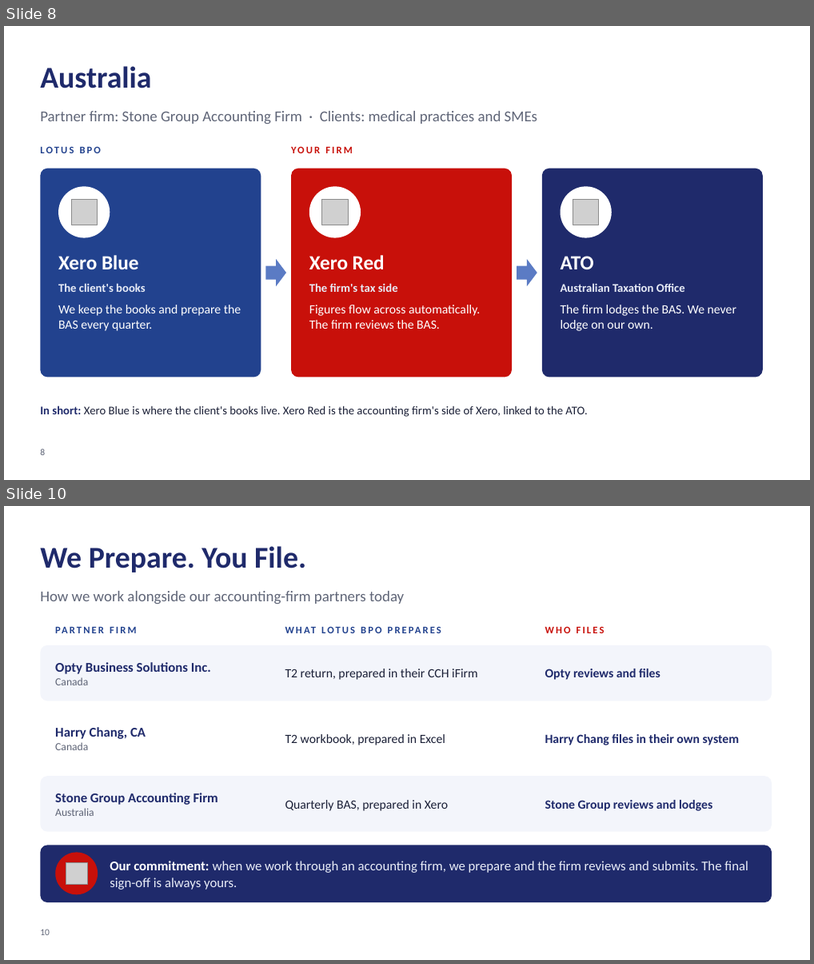
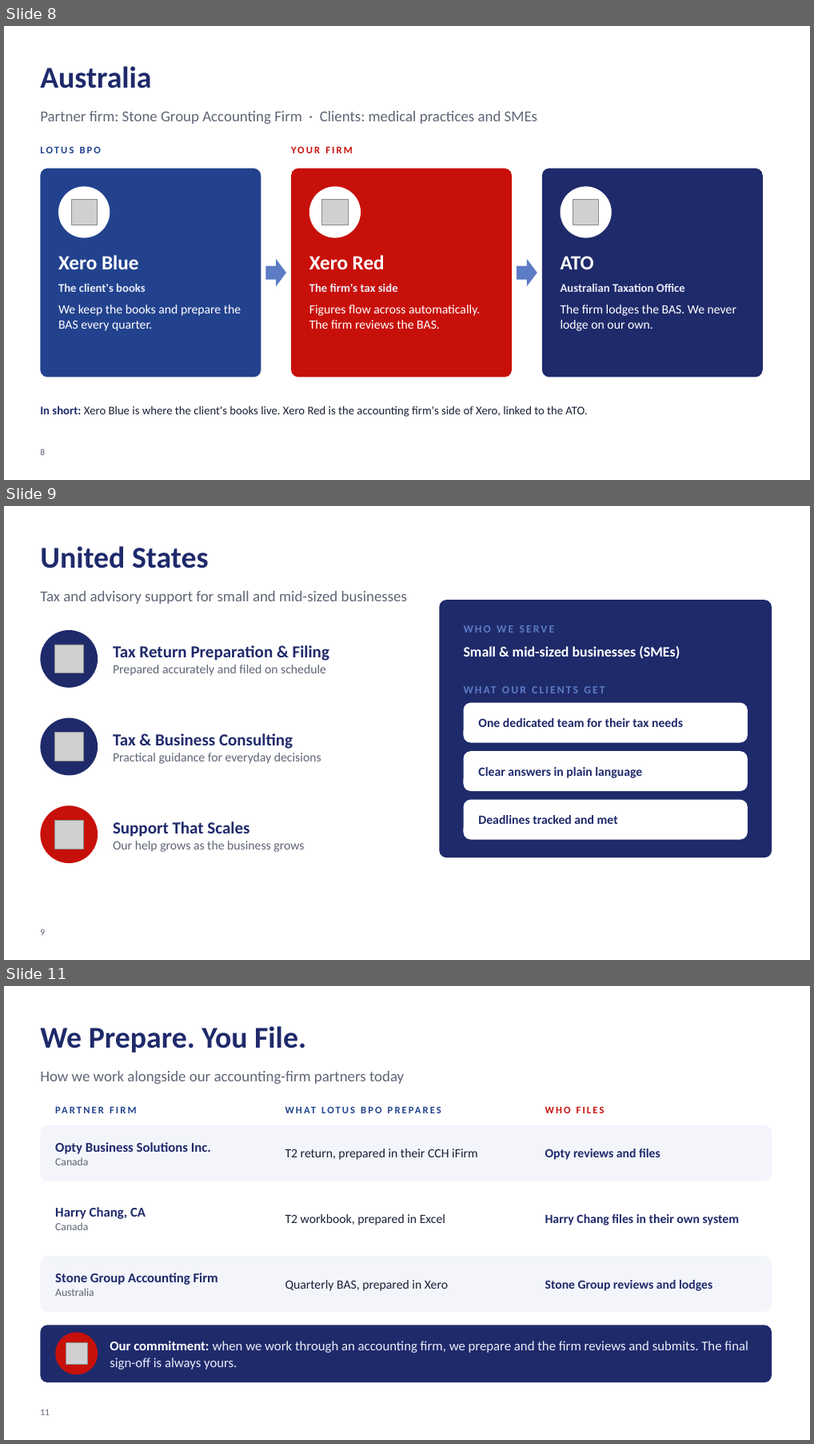
Before and after one commit to alvinjohnrheycamacho-source/Presentation-Deck, a slide deck: Lotus BPO - Conference Deck.pptx. Shown one above the other, each under a label of ours: slides 8 and 10 before the commit, slides 8, 9 and 11 after it; the slides between them are not shown. The pictures are 814x964 and 814x1444 pixels, drawn with LibreOffice and Linux fonts; fonts in the diff are those of the drawing; grey boxes stand for pictures; background and template pictures are left out. Boxes give left, top, right and bottom in pixels: in the first picture for what was removed or moved away, otherwise in the second. Text is boxed around its words. In the diff, an @@ line names an element or a change of style, - is before the commit and + after.

```diff
--- a/Lotus BPO - Conference Deck.pptx
+++ b/Lotus BPO - Conference Deck.pptx
@@ slide 9 added at (4,506,810,960), background #FFFFFF @@
@@ title added at (40,546,209,568), 36 pt, text #1F2A6B, bold @@
+United States
@@ text added at (40,591,407,604), 18 pt, text #5F6577 @@
+Tax and advisory support for small and mid-sized businesses
@@ rounded rectangle added at (439,600,772,857), fill #1F2A6B @@
@@ text added at (464,625,555,632), 13 pt, text #5B7BC4, bold @@
+WHO WE SERVE
@@ ellipse added at (40,630,98,688), fill #1F2A6B @@
@@ picture added at (55,644,83,673) @@
@@ text added at (113,645,330,676), 15 pt, text #5F6577 @@
+Tax Return Preparation & Filing
+Prepared accurately and filed on schedule
@@ text added at (464,646,680,659), 17 pt, text #FFFFFF, bold @@
+Small & mid-sized businesses (SMEs)
@@ text added at (464,679,754,700), 13 pt, text #5B7BC4, bold @@
+WHAT OUR CLIENTS GET
@@ ellipse added at (40,718,98,776), fill #1F2A6B @@
@@ rounded rectangle added at (464,703,748,743), fill #FFFFFF @@
@@ text added at (478,718,683,727), 15 pt, text #1F2A6B, bold @@
+One dedicated team for their tax needs
@@ picture added at (55,732,83,760) @@
@@ text added at (113,733,322,764), 15 pt, text #5F6577 @@
+Tax & Business Consulting
+Practical guidance for everyday decisions
@@ rounded rectangle added at (464,751,748,791), fill #FFFFFF @@
@@ text added at (478,767,642,778), 15 pt, text #1F2A6B, bold @@
+Clear answers in plain language
@@ ellipse added at (40,805,98,863), fill #C8100A @@
@@ rounded rectangle added at (464,800,748,840), fill #FFFFFF @@
@@ text added at (478,815,618,824), 15 pt, text #1F2A6B, bold @@
+Deadlines tracked and met
@@ picture added at (55,820,83,848) @@
@@ text added at (113,821,304,852), 15 pt, text #5F6577 @@
+Support That Scales
+Our help grows as the business grows
@@ page number added at (40,928,45,935), 11 pt, text #5F6577 @@
+9
@@ what was slide 10 is now slide 11 @@
@@ page number at (40,1408,50,1415): text changed @@
-10
+11
```
Also in this commit, not shown: 1 other slide added, 1 slide removed, 2 other files.
